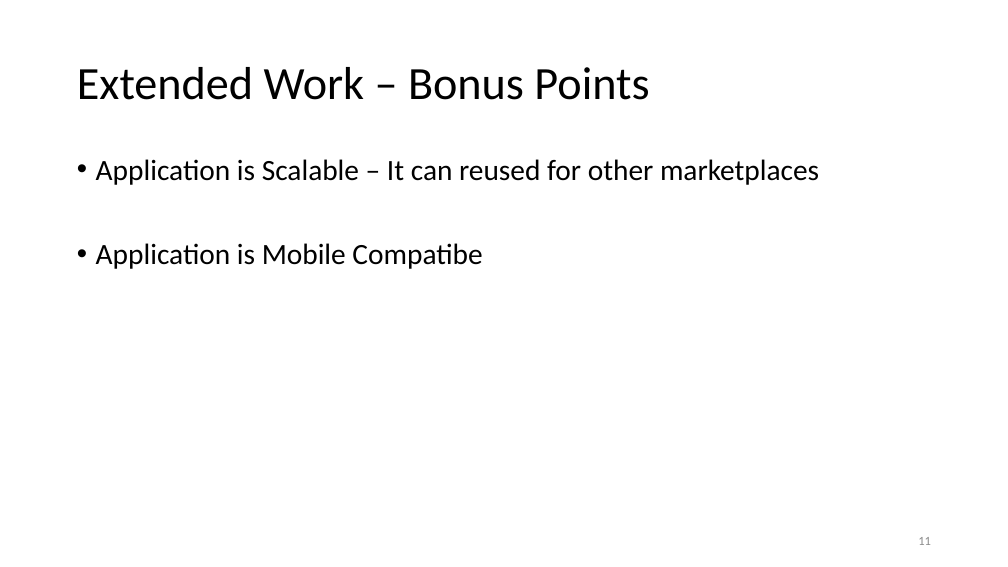
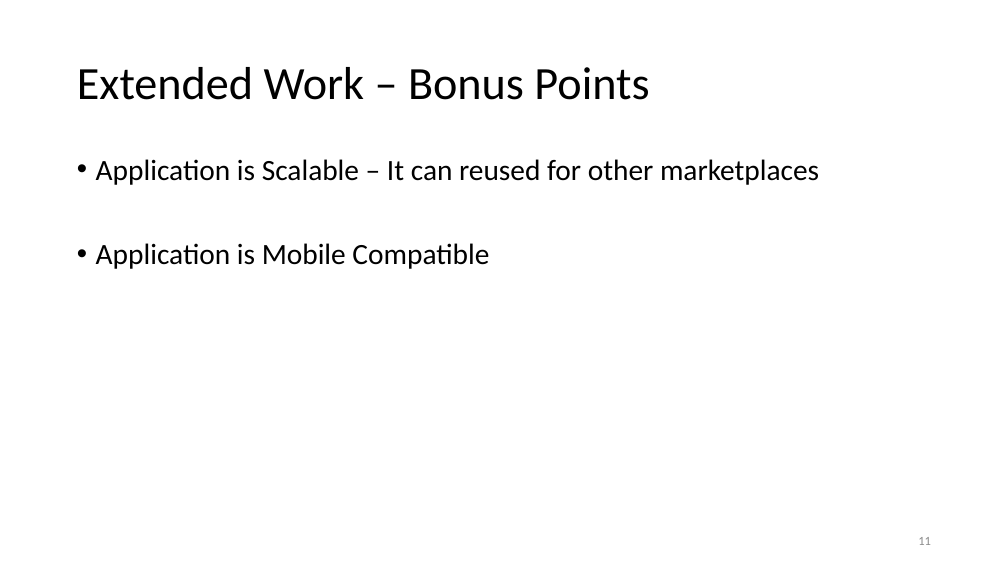
Before and after one commit to sachinjegaonkar/MarketplaceSolution, a slide deck: slide 11 of The Cattle MarketPlace Solution.pptx. Drawn at 1008x567 pixels with LibreOffice and Linux fonts; fonts in the diff are those of the drawing. Boxes give left, top, right and bottom in pixels: in the first picture for what was removed or moved away, otherwise in the second. Text is boxed around its words. In the diff, an @@ line names an element or a change of style, - is before the commit and + after.

```diff
--- a/The Cattle MarketPlace Solution.pptx
+++ b/The Cattle MarketPlace Solution.pptx
@@ text at <box>96,243,489,269</box>: text changed @@
-• Application is Mobile Compatibe
+• Application is Mobile Compatible
```
Also in this commit, not shown: 1 other slide changed.
